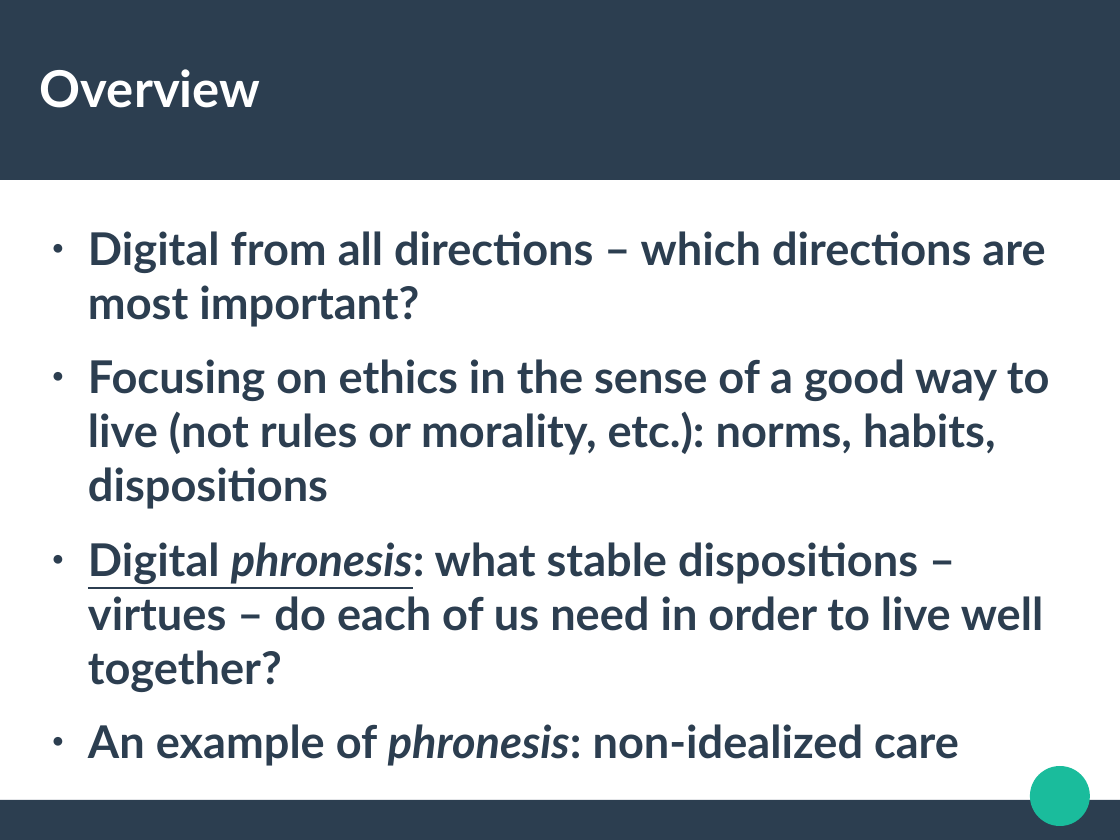
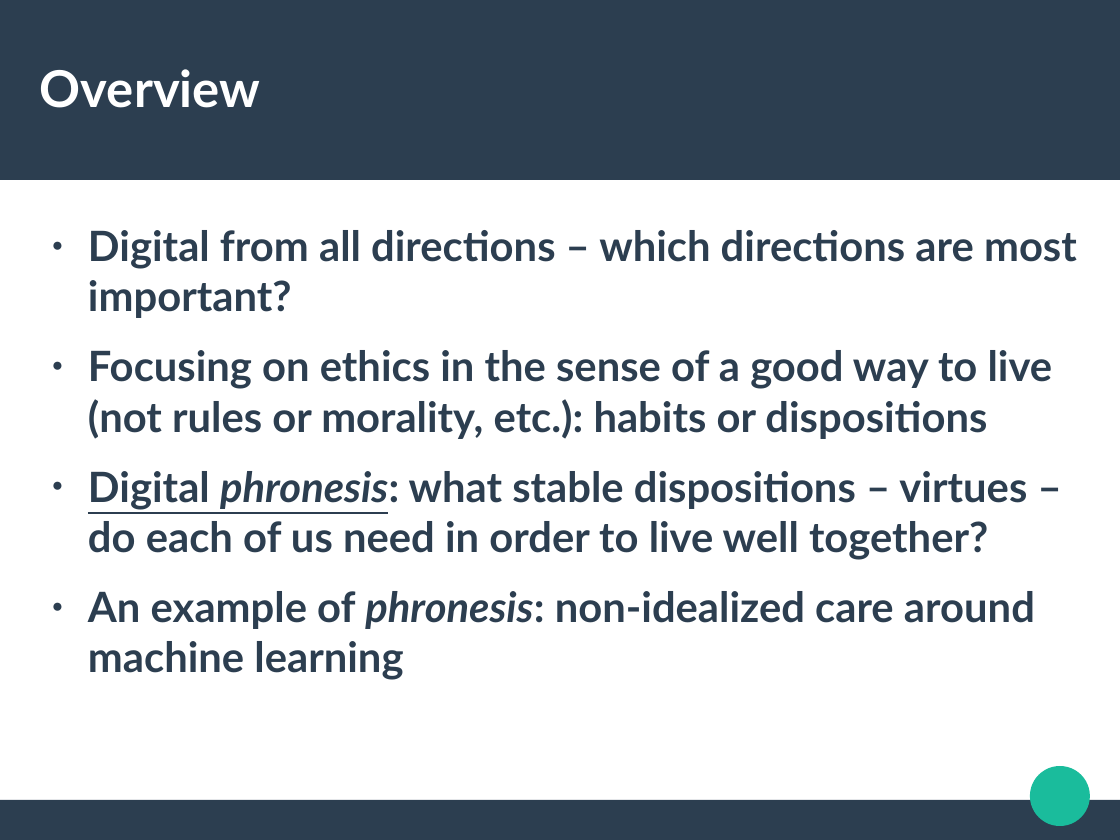
Before and after one commit to rian39/digital_ethics, a slide deck: slide 3 of digital_ethics_slides.odp (slide 2 before the commit). Drawn at 1120x840 pixels with LibreOffice and Linux fonts; fonts in the diff are those of the drawing. Boxes give left, top, right and bottom in pixels: in the first picture for what was removed or moved away, otherwise in the second. Text is boxed around its words. In the diff, an @@ line names an element or a change of style, - is before the commit and + after.

```diff
--- a/digital_ethics_slides.odp
+++ b/digital_ethics_slides.odp
@@ text at (88, 230, 1077, 560): size 32 to 29.6 pt in "Digital from all directions – which directions ...", "Digital phronesis: what stable dispositions – virtues ..." @@
@@ text at (88, 350, 1053, 439): text changed; size 32 to 29.6 pt @@
-● Focusing on ethics in the sense of a good way to live (not rules or morality, etc.): norms, habits, dispositions
+● Focusing on ethics in the sense of a good way to live (not rules or morality, etc.): habits or dispositions
@@ text at (88, 591, 1035, 680): text changed; size 32 to 29.6 pt @@
-● An example of phronesis: non-idealized care
+● An example of phronesis: non-idealized care around machine learning
```
Also in this commit, not shown: 10 other slides changed, 8 slides added, 2 slides removed.
